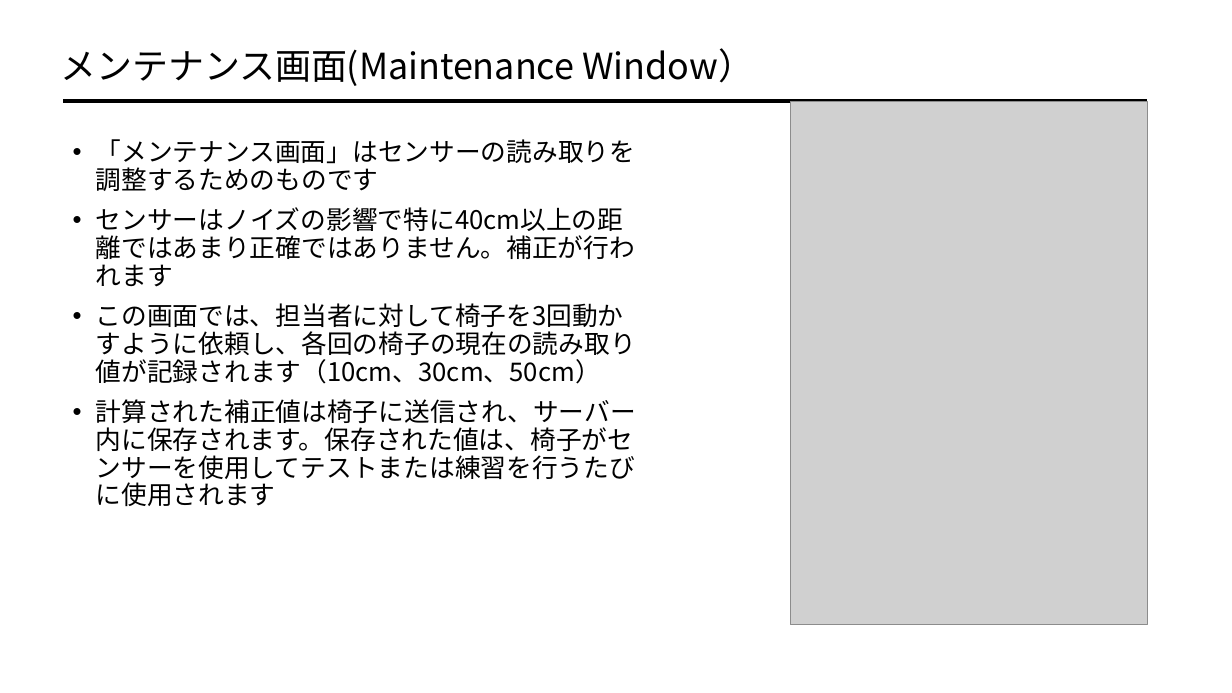
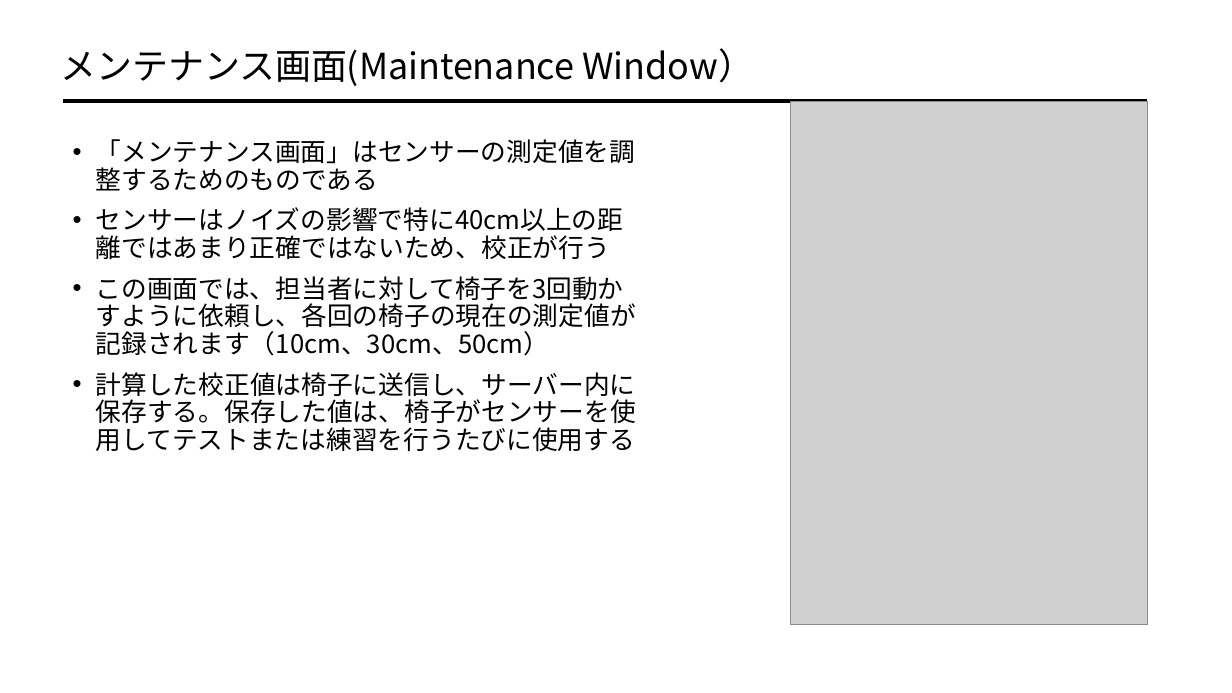
Before and after one commit to afiqfadzil/pythonProject1, a slide deck: slide 16 of LOCOMOTION.pptx (slide 17 before the commit). Drawn at 1232x693 pixels with LibreOffice and Linux fonts; fonts in the diff are those of the drawing; grey boxes stand for pictures. Boxes give left, top, right and bottom in pixels: in the first picture for what was removed or moved away, otherwise in the second. Text is boxed around its words. In the diff, an @@ line names an element or a change of style, - is before the commit and + after.

Commit message:
lco

```diff
--- a/LOCOMOTION.pptx
+++ b/LOCOMOTION.pptx
@@ text at bbox=[96, 139, 636, 451]: text changed @@
-• 「メンテナンス画面」はセンサーの読み取りを調整するためのものです
-• センサーはノイズの影響で特に40cm以上の距離ではあまり正確ではありません。補正が行われます
-• この画面では、担当者に対して椅子を3回動かすように依頼し、各回の椅子の現在の読み取り値が記録されます（10cm、30cm、50cm）
-• 計算された補正値は椅子に送信され、サーバー内に保存されます。保存された値は、椅子がセンサーを使用してテストまたは練習を行うたびに使用されます
+• 「メンテナンス画面」はセンサーの測定値を調整するためのものである
+• センサーはノイズの影響で特に40cm以上の距離ではあまり正確ではないため、校正が行う
+• この画面では、担当者に対して椅子を3回動かすように依頼し、各回の椅子の現在の測定値が記録されます（10cm、30cm、50cm）
+• 計算した校正値は椅子に送信し、サーバー内に保存する。保存した値は、椅子がセンサーを使用してテストまたは練習を行うたびに使用する
```
Also in this commit, not shown: 11 other slides changed, 1 slide removed.
